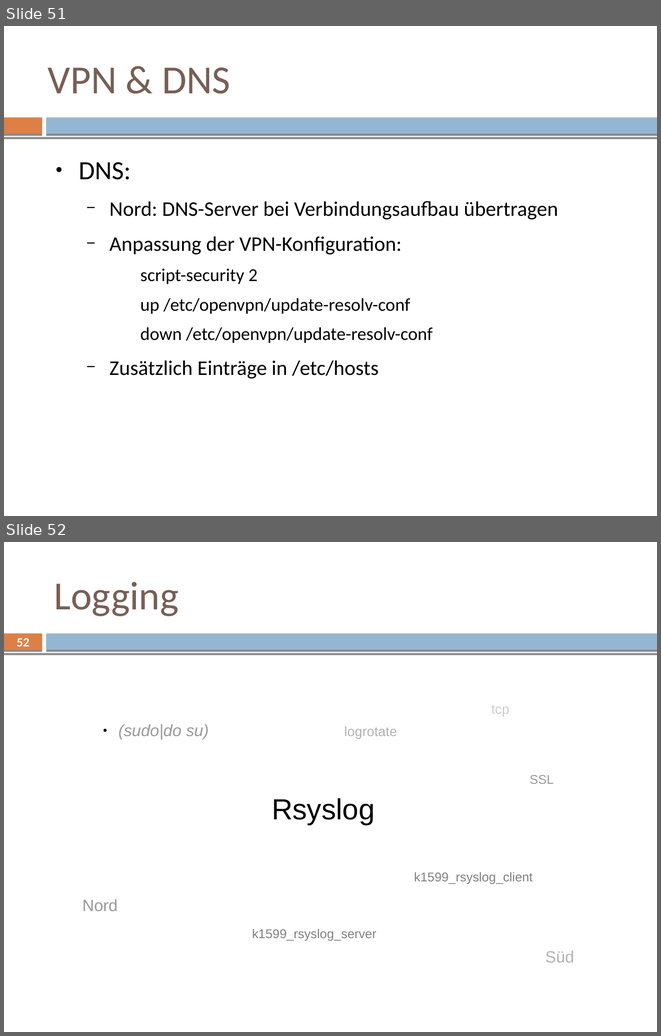
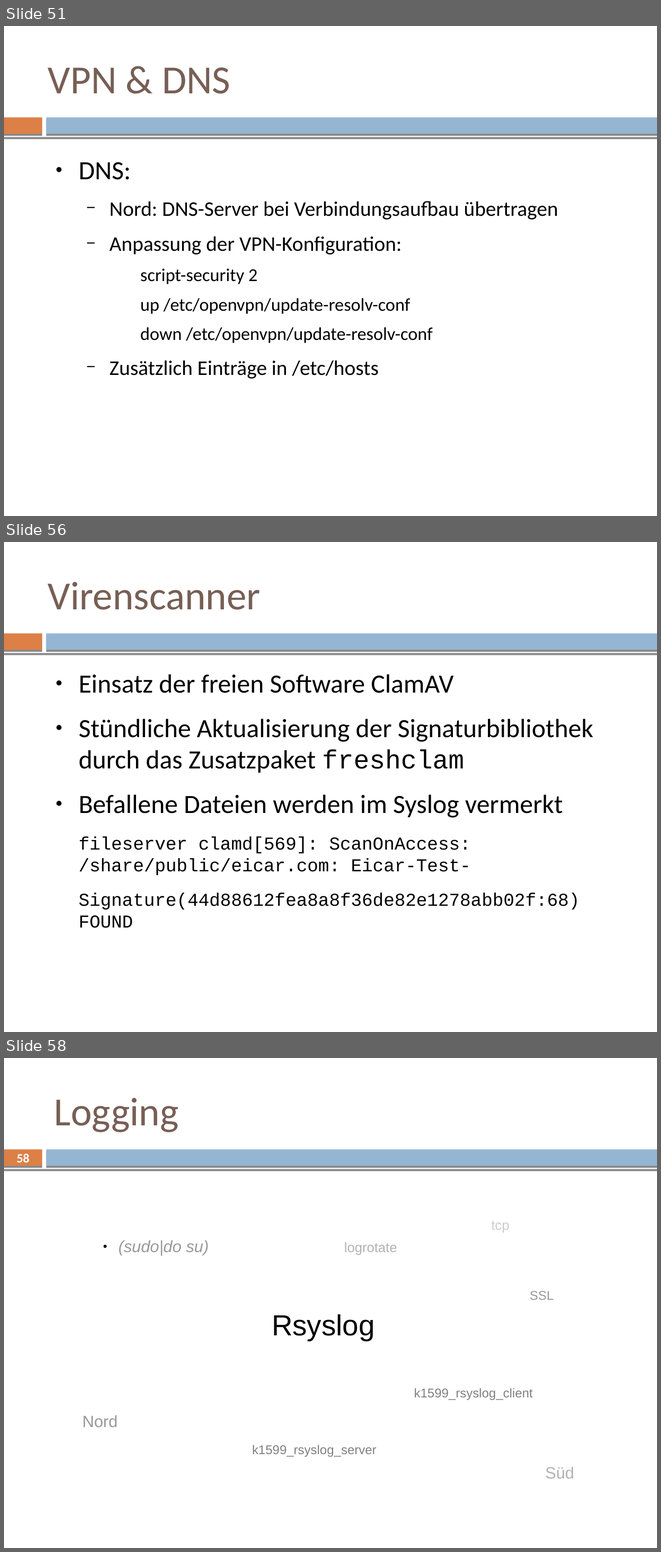
Before and after one commit to mvw/Wilddiebe10, a slide deck: keynote/keynote.odp. Shown one above the other, each under a label of ours: slides 51 and 52 before the commit, slides 51, 56 and 58 after it; the slides between them are not shown. The pictures are 661x1036 and 661x1552 pixels, drawn with LibreOffice and Linux fonts; fonts in the diff are those of the drawing. Boxes give left, top, right and bottom in pixels: in the first picture for what was removed or moved away, otherwise in the second. Text is boxed around its words. In the diff, an @@ line names an element or a change of style, - is before the commit and + after.

```diff
--- a/keynote/keynote.odp
+++ b/keynote/keynote.odp
@@ slide 56 added at bbox=[4, 542, 657, 1032], background #FFFFFF; not listed: 3 template elements that a slide beside it also shows @@
@@ title added at bbox=[48, 582, 261, 610], 44 pt, text #775F55 @@
+Virenscanner
@@ text added at bbox=[79, 674, 593, 928], 29 pt, text #000000 @@
+● Einsatz der freien Software ClamAV
+● Stündliche Aktualisierung der Signaturbibliothek durch das Zusatzpaket freshclam
+● Befallene Dateien werden im Syslog vermerkt
+fileserver clamd[569]: ScanOnAccess: /share/public/eicar.com: Eicar-Test-
+Signature(44d88612fea8a8f36de82e1278abb02f:68) FOUND
@@ what was slide 52 is now slide 58 @@
@@ page number at bbox=[17, 1153, 29, 1166]: text changed @@
-52
+58
```
Also in this commit, not shown: 1 slide changed, 5 other slides added, 1 other file.
